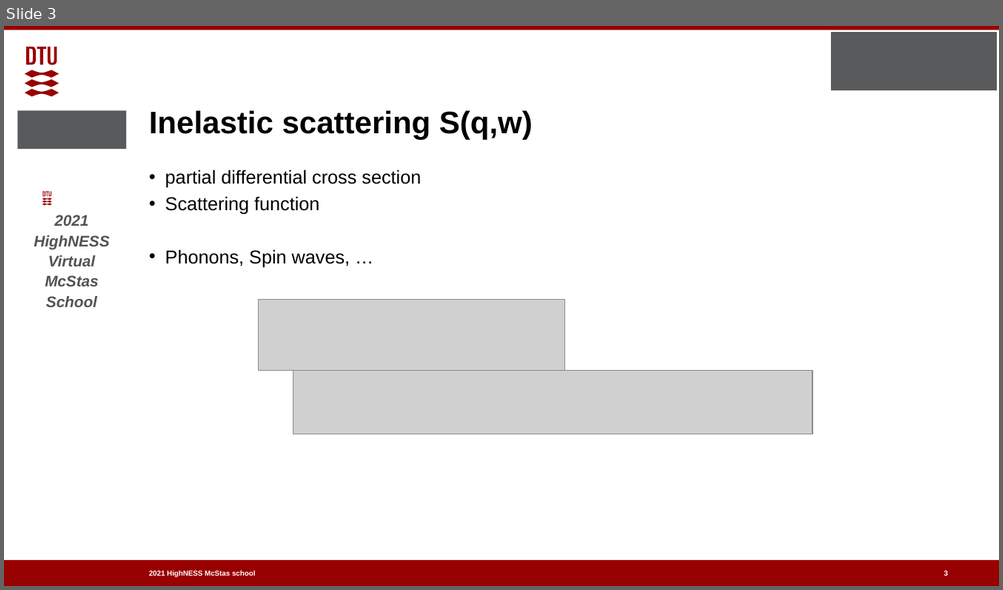
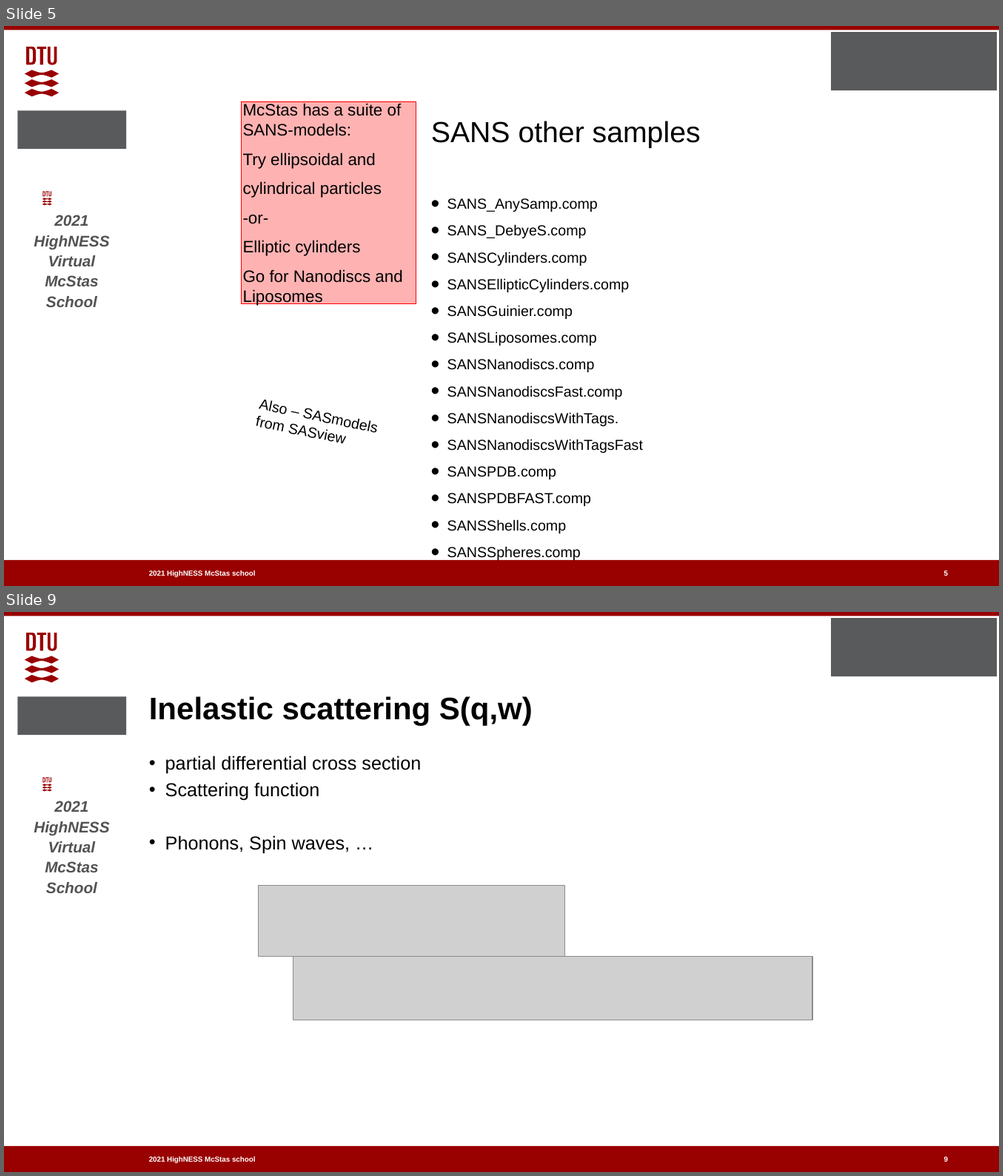
Before and after one commit to McStasMcXtrace/Schools, a slide deck: ESS_May_2021/Thursday_May_6th/2_Samples_II/More_samples.pptx. Shown one above the other, each under a label of ours: slide 3 before the commit, slides 5 and 9 after it; the slides between them are not shown. The pictures are 1003x590 and 1003x1176 pixels, drawn with LibreOffice and Linux fonts; fonts in the diff are those of the drawing; grey boxes stand for pictures; background and template pictures are left out. Boxes give left, top, right and bottom in pixels: in the first picture for what was removed or moved away, otherwise in the second. Text is boxed around its words. In the diff, an @@ line names an element or a change of style, - is before the commit and + after.

Commit message:
SANS, then inelastic

```diff
--- a/ESS_May_2021/Thursday_May_6th/2_Samples_II/More_samples.pptx
+++ b/ESS_May_2021/Thursday_May_6th/2_Samples_II/More_samples.pptx
@@ slide 5 added at [4, 26, 999, 586], background #FFFFFF; not listed: 8 template elements that a slide beside it also shows @@
@@ rectangle added at [241, 101, 415, 304], fill #FF0000 at 30% opacity, outline #FF0000 0.25 pt, 16 pt, text #000000 @@
+McStas has a suite of SANS-models:
+Try ellipsoidal and
+cylindrical particles
+-or-
+Elliptic cylinders
+Go for Nanodiscs and Liposomes
@@ text added at [431, 121, 700, 148], 28 pt, text #000000 @@
+SANS other samples
@@ text added at [447, 198, 643, 561], 14 pt, text #000000 @@
+• SANS_AnySamp.comp
+• SANS_DebyeS.comp
+• SANSCylinders.comp
+• SANSEllipticCylinders.comp
+• SANSGuinier.comp
+• SANSLiposomes.comp
+• SANSNanodiscs.comp
+• SANSNanodiscsFast.comp
+• SANSNanodiscsWithTags.
+• SANSNanodiscsWithTagsFast
+• SANSPDB.comp
+• SANSPDBFAST.comp
+• SANSShells.comp
+• SANSSpheres.comp
@@ text added at [255, 416, 283, 432], 14 pt, text #000000 @@
+Also – SASmodels from SASview
@@ page number added at [944, 571, 948, 578], 7 pt, text #FFFFFF, bold @@
+5
@@ what was slide 3 is now slide 9 @@
```
Also in this commit, not shown: 3 slides changed, 5 other slides added, 1 slide removed, 2 other files.
